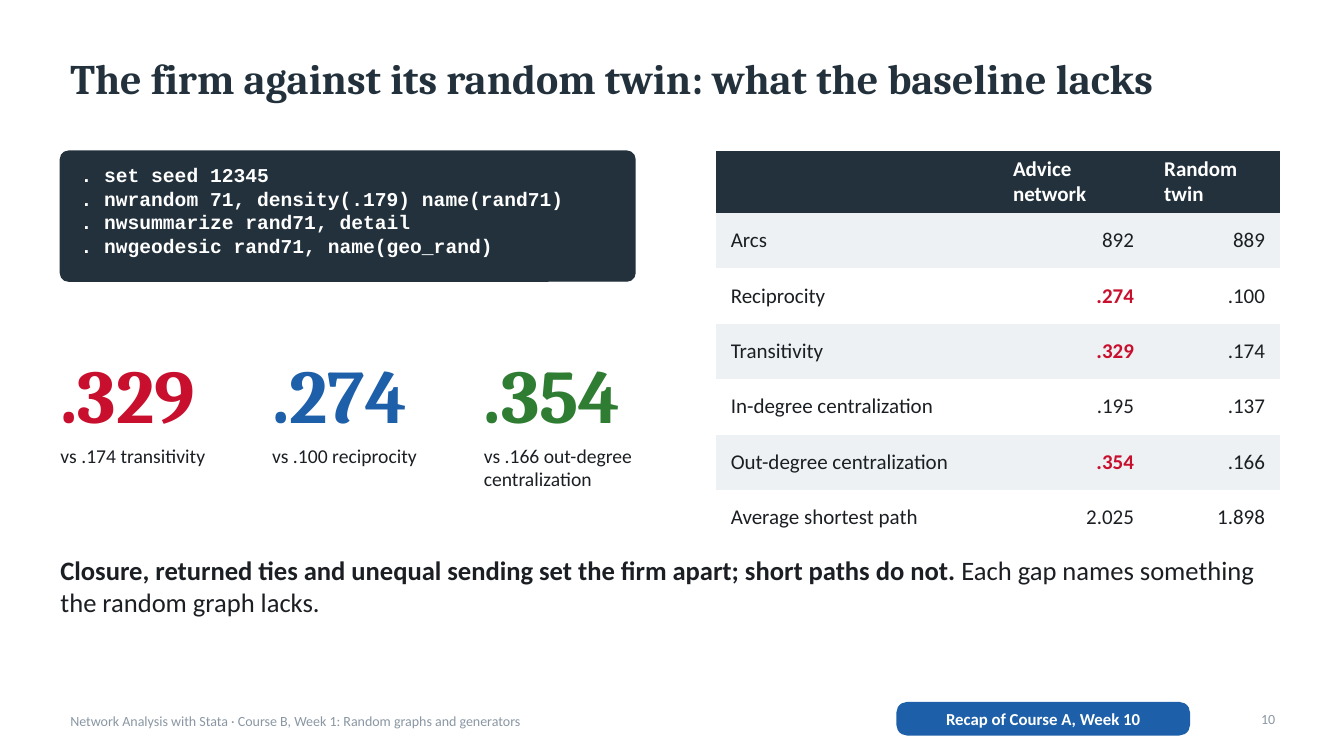
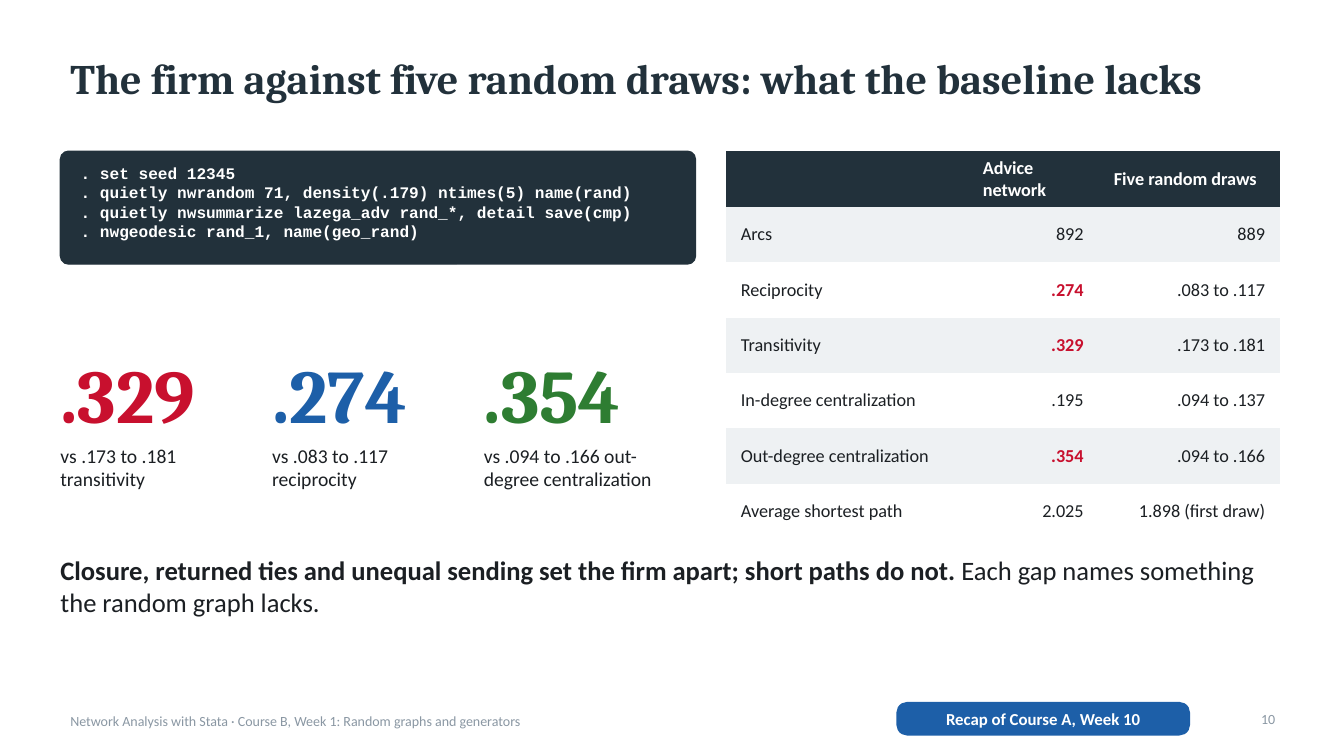
Before and after one commit to thomas-u-grund/nwcommands, a slide deck: slide 10 of website/book/teaching/slides/courseB_week01_random_graphs_generators.pptx. Drawn at 1344x756 pixels with LibreOffice and Linux fonts; fonts in the diff are those of the drawing. Boxes give left, top, right and bottom in pixels: in the first picture for what was removed or moved away, otherwise in the second. Text is boxed around its words. In the diff, an @@ line names an element or a change of style, - is before the commit and + after.

```diff
--- a/website/book/teaching/slides/courseB_week01_random_graphs_generators.pptx
+++ b/website/book/teaching/slides/courseB_week01_random_graphs_generators.pptx
@@ title at (70,64,1201,104): text changed @@
-The firm against its random twin: what the baseline lacks
+The firm against five random draws: what the baseline lacks
@@ rounded rectangle: place and size @@
-rounded rectangle at (60,151,635,281)
+rounded rectangle at (60,151,696,264)
@@ rounded rectangle at (60,151,696,264): proportions changed @@
@@ text at (100,167,235,179): size 14 to 11.5 pt in ". set seed 12345" @@
@@ table at (726,151,1280,524) @@
-row 1, column 3: Random twin
+row 1, column 3: Five random draws
-row 3, column 3: .100
+row 3, column 3: .083 to .117
-row 4, column 3: .174
+row 4, column 3: .173 to .181
-row 5, column 3: .137
+row 5, column 3: .094 to .137
-row 6, column 3: .166
+row 6, column 3: .094 to .166
-row 7, column 3: 1.898
+row 7, column 3: 1.898 (first draw)
@@ size 15 to 13 pt in "Advice network", "Arcs", "892", "889" and 10 more places @@
@@ table: place and size @@
-table at (716,151,1280,532)
+table at (726,151,1280,524)
@@ text at (100,186,632,241): text changed; size 14 to 11.5 pt @@
-. nwrandom 71, density(.179) name(rand71)
-. nwsummarize rand71, detail
-. nwgeodesic rand71, name(geo_rand)
+. quietly nwrandom 71, density(.179) ntimes(5) name(rand)
+. quietly nwsummarize lazega_adv rand_*, detail save(cmp)
+. nwgeodesic rand_1, name(geo_rand)
@@ text at (60,449,177,489): text changed @@
-vs .174 transitivity
+vs .173 to .181 transitivity
@@ text at (272,449,388,489): text changed @@
-vs .100 reciprocity
+vs .083 to .117 reciprocity
@@ text at (484,449,652,490): text changed @@
-vs .166 out-degree centralization
+vs .094 to .166 out-degree centralization
```
Also in this commit, not shown: 11 other slides changed, 7 other files.
